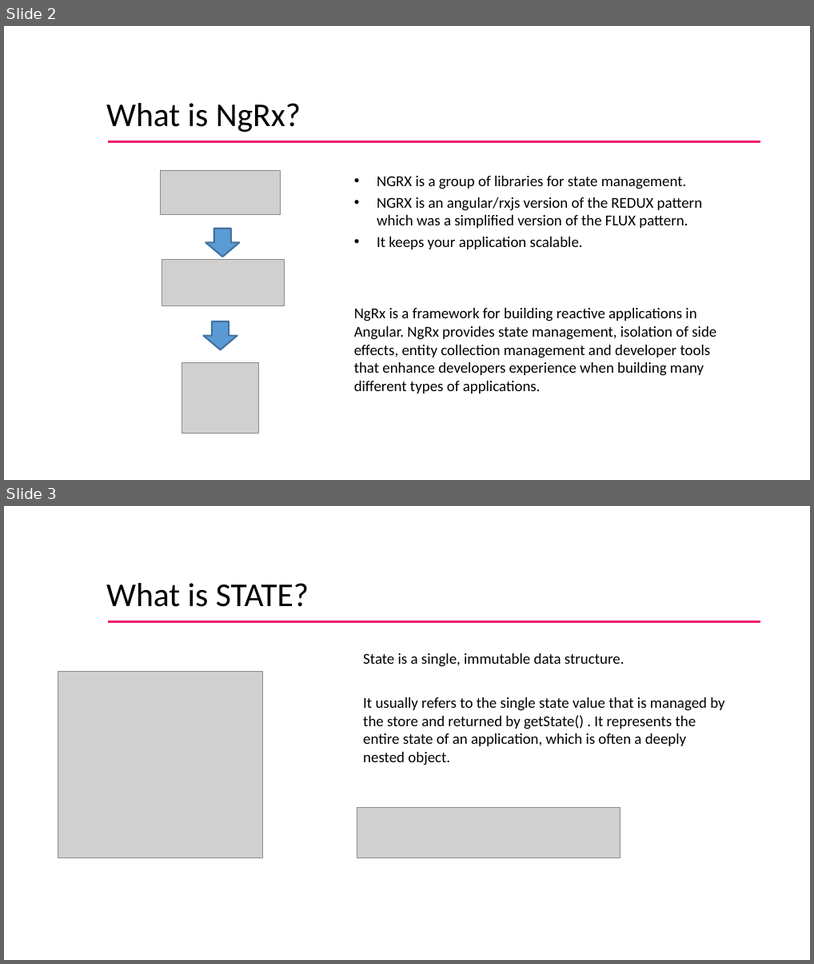
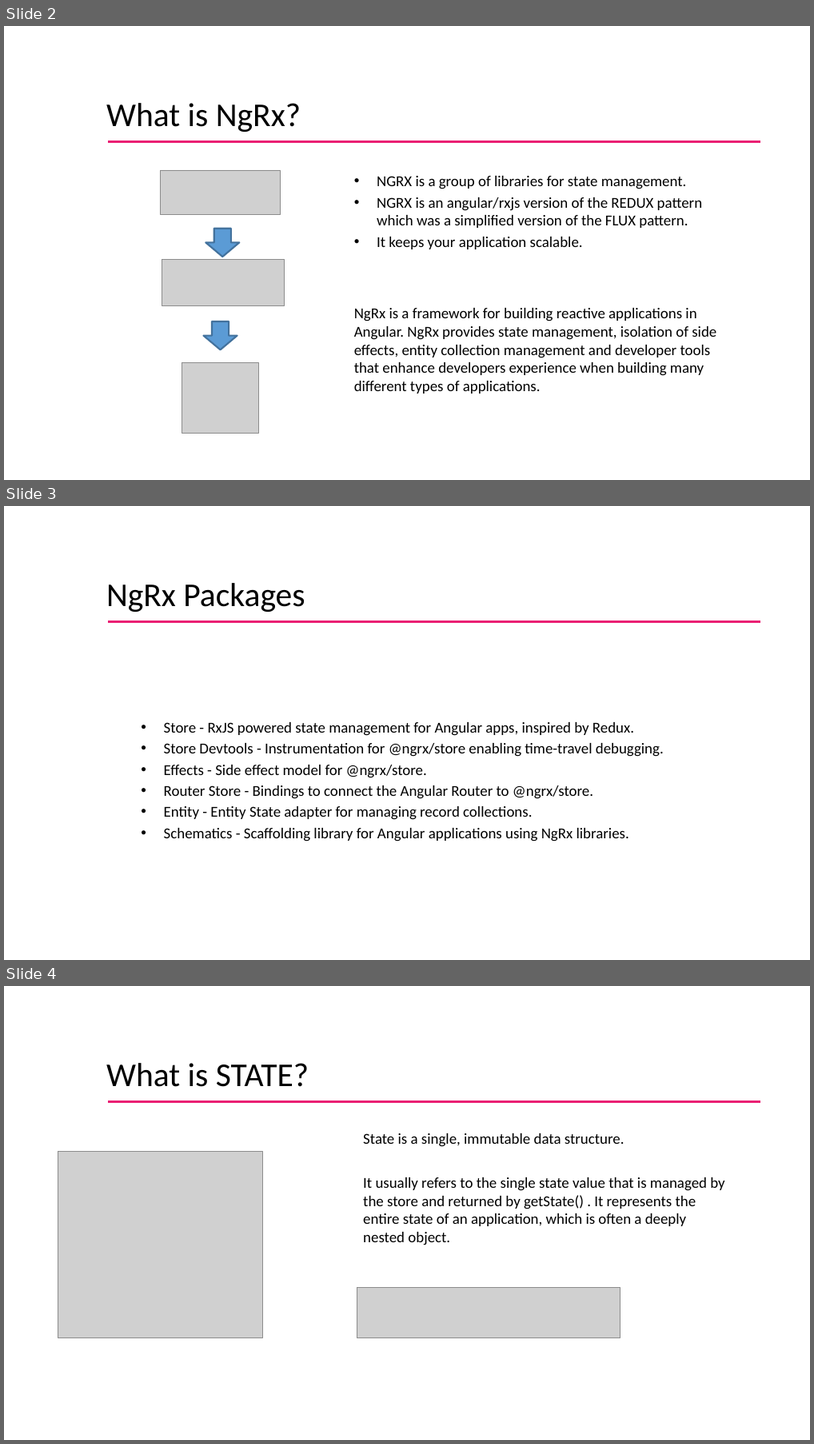
Before and after one commit to rkrandhir/globalForm, a slide deck: NGRX_tech_session.pptx. Shown one above the other, each under a label of ours: slides 2 and 3 before the commit, slides 2, 3 and 4 after it. The pictures are 814x964 and 814x1444 pixels, drawn with LibreOffice and Linux fonts; fonts in the diff are those of the drawing; grey boxes stand for pictures; background and template pictures are left out. Boxes give left, top, right and bottom in pixels: in the first picture for what was removed or moved away, otherwise in the second. Text is boxed around its words. In the diff, an @@ line names an element or a change of style, - is before the commit and + after.

```diff
--- a/NGRX_tech_session.pptx
+++ b/NGRX_tech_session.pptx
@@ slide 3 added at (4,506,810,960), background #FFFFFF @@
@@ title added at (106,583,305,612), 39.6 pt, text #000000 @@
+NgRx Packages
@@ line added from (109, 621) to (761, 621), #EA2073 2.25 pt @@
@@ text added at (164,722,664,841), 18 pt, text #000000 @@
+• Store - RxJS powered state management for Angular apps, inspired by Redux.
+• Store Devtools - Instrumentation for @ngrx/store enabling time-travel debugging.
+• Effects - Side effect model for @ngrx/store.
+• Router Store - Bindings to connect the Angular Router to @ngrx/store.
+• Entity - Entity State adapter for managing record collections.
+• Schematics - Scaffolding library for Angular applications using NgRx libraries.
@@ page number added at (614,924,785,949), 14 pt, text #FFFFFF, bold @@
+3
@@ what was slide 3 is now slide 4 @@
```
Also in this commit, not shown: 2 slides changed, 1 other slide added, 1 slide removed.
